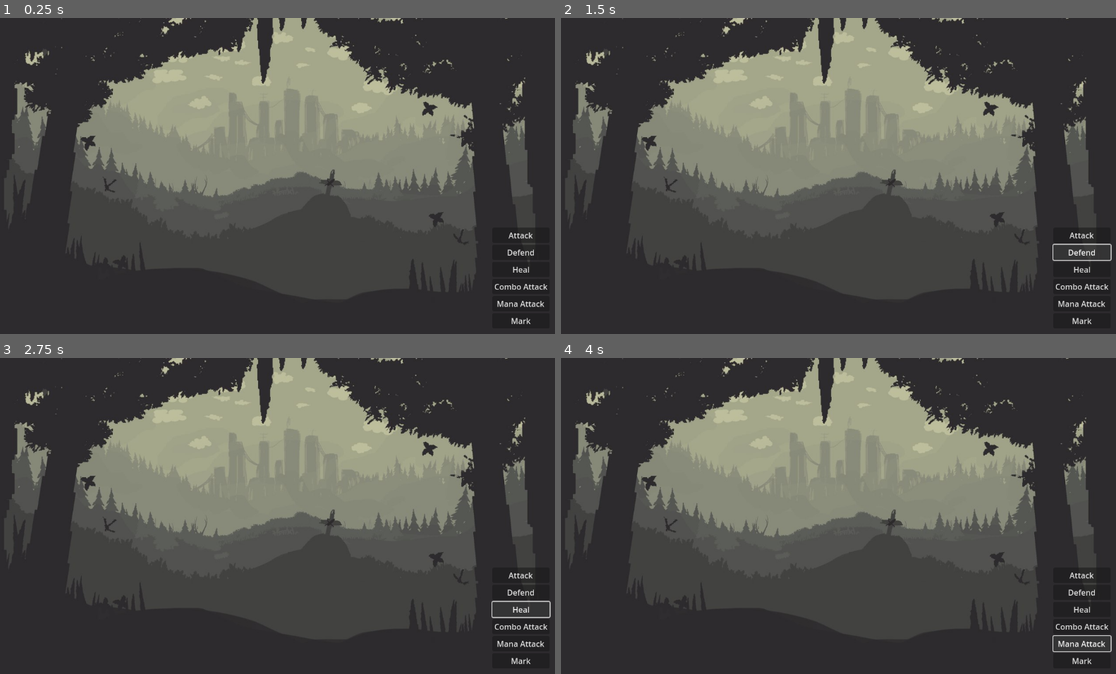
Above: before the commit, frames 1-4 (two rows, left to right).
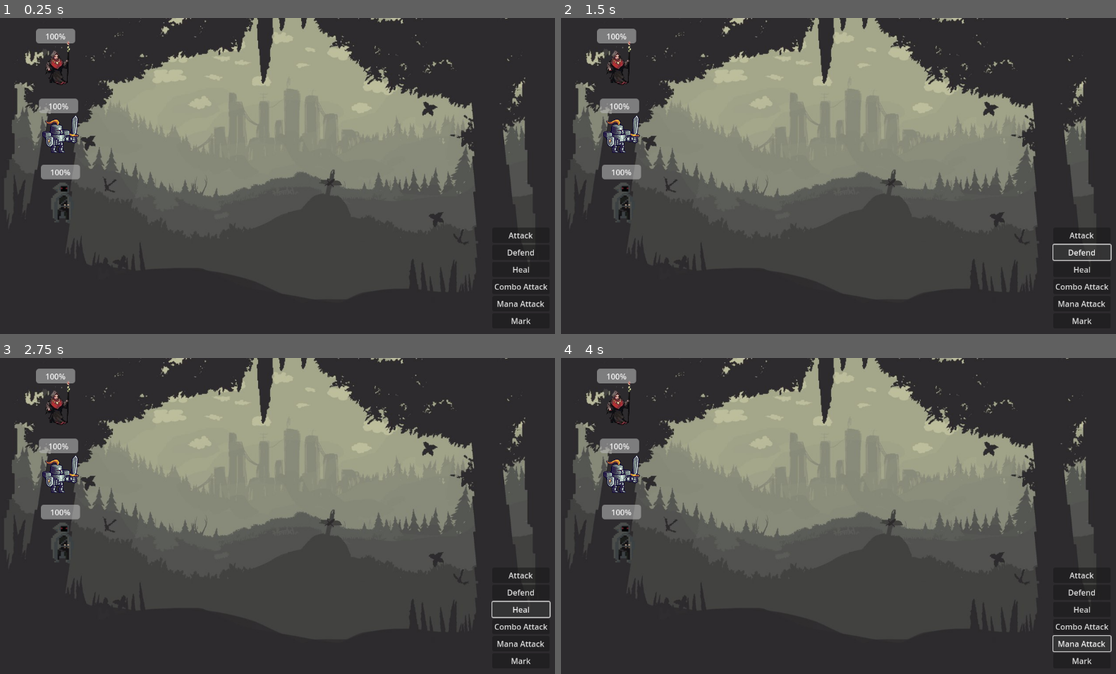
Above: after the commit, the same moments.

Repository: is-this-right/iscs-gdev-Lab4-jrpg
Game: Godot game, scene res://main_game.tscn
Same seed, same stepped clock (60 frames per second), same inputs: the game is played once before the commit and once after it.
Inputs:
- Up to frame 1 (0.25 s): no input
- Up to frame 2 (1.5 s): click "Attack" at 0.5 s; click "Defend" at 1.25 s
- Up to frame 3 (2.75 s): click "Heal" at 2 s
- Up to frame 4 (4 s): click "Combo Attack" at 2.75 s; click "Mana Attack" at 3.5 s

The runs differ from the first frame. In frame 1, 1.7% of the frame differs, in the area x 6-15%, y 3-65%; in frame 2, 1.7%; in frame 3, 1.7%; in frame 4, 1.7%.

Commit message:
Added character sprites and health bar for player group

Diff:
--- a/main_game.tscn
+++ b/main_game.tscn
@@ -1,9 +1,12 @@
-[gd_scene load_steps=5 format=3 uid="uid://csjlggwrwnb3b"]
+[gd_scene load_steps=8 format=3 uid="uid://csjlggwrwnb3b"]
 
 [ext_resource type="Script" path="res://main_game.gd" id="1_4iuvp"]
 [ext_resource type="PackedScene" uid="uid://cokxbsk5miufs" path="res://scenes/enemy_group.tscn" id="2_j5hun"]
 [ext_resource type="Texture2D" uid="uid://dcjerrpt5gwdi" path="res://assets/JWDLx5AZBtI.jpg" id="2_xb677"]
 [ext_resource type="PackedScene" uid="uid://cjvtokg8ifdbs" path="res://scenes/player_group.tscn" id="3_2kge2"]
+[ext_resource type="Texture2D" uid="uid://byyno3o3k8fg6" path="res://assets/wizard.png" id="5_t3epk"]
+[ext_resource type="Texture2D" uid="uid://o7lr3ig0g60x" path="res://assets/tank.png" id="6_qgulu"]
+[ext_resource type="Texture2D" uid="uid://1gpmvggkyuxg" path="res://assets/assassin.png" id="7_olrc5"]
 
 [node name="main_game" type="Node2D"]
 script = ExtResource("1_4iuvp")
@@ -61,8 +64,44 @@
 
 [node name="wizard" type="Node2D" parent="player_group"]
 
+[node name="Sprite2D" type="Sprite2D" parent="player_group/wizard"]
+position = Vector2(122, 92)
+texture = ExtResource("5_t3epk")
+
+[node name="ProgressBar" type="ProgressBar" parent="player_group/wizard"]
+offset_left = 78.0
+offset_top = 22.0
+offset_right = 158.0
+offset_bottom = 52.0
+value = 100.0
+
 [node name="tank" type="Node2D" parent="player_group"]
+
+[node name="Sprite2D" type="Sprite2D" parent="player_group/tank"]
+position = Vector2(129, 238)
+texture = ExtResource("6_qgulu")
+
+[node name="ProgressBar" type="ProgressBar" parent="player_group/tank"]
+custom_minimum_size = Vector2(80, 30)
+offset_left = 84.0
+offset_top = 165.0
+offset_right = 164.0
+offset_bottom = 195.0
+value = 100.0
 
 [node name="fighter" type="Node2D" parent="player_group"]
 
 [node name="assassin" type="Node2D" parent="player_group"]
+
+[node name="ProgressBar" type="ProgressBar" parent="player_group/assassin"]
+custom_minimum_size = Vector2(80, 30)
+offset_left = 88.0
+offset_top = 300.0
+offset_right = 168.0
+offset_bottom = 330.0
+value = 100.0
+
+[node name="Sprite2D" type="Sprite2D" parent="player_group/assassin"]
+position = Vector2(132, 376)
+scale = Vector2(0.835938, 0.65625)
+texture = ExtResource("7_olrc5")
Binary file added: assets/WildRogue.png
Not shown, added: assets/WildRogue.png.import
Binary file added: assets/assassin.png
Not shown, added: assets/assassin.png.import
Not shown, added: assets/magic.png.import
Not shown, added: assets/spellun-sprite.png.import
Binary file added: assets/tank.png
Not shown, added: assets/tank.png.import
Binary file added: assets/wizard.png
Not shown, added: assets/wizard.png.import
Not shown, added: assets/.DS_Store
